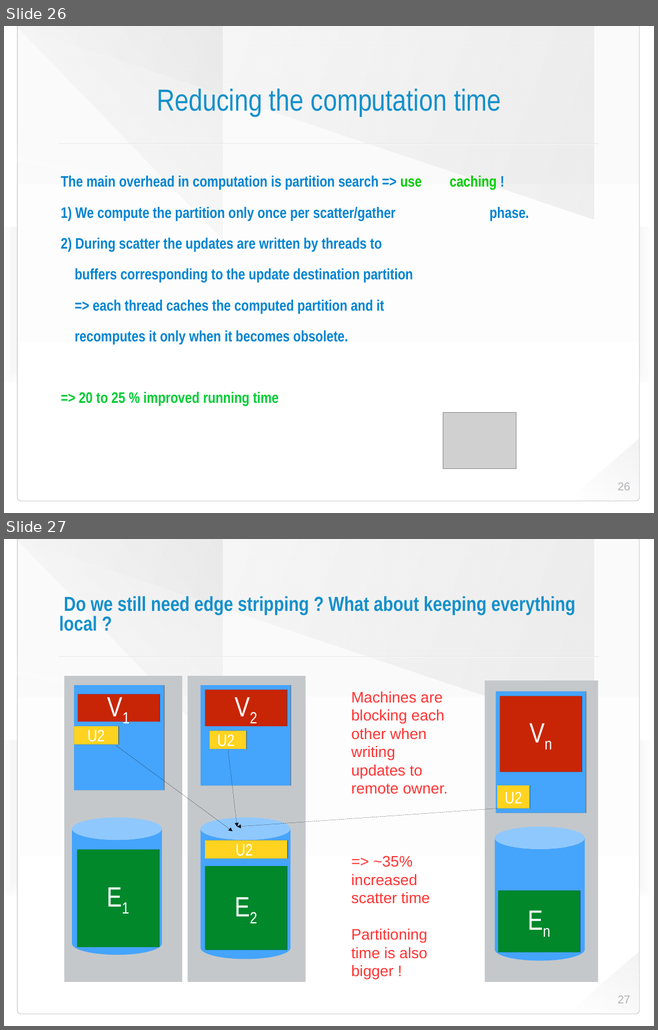
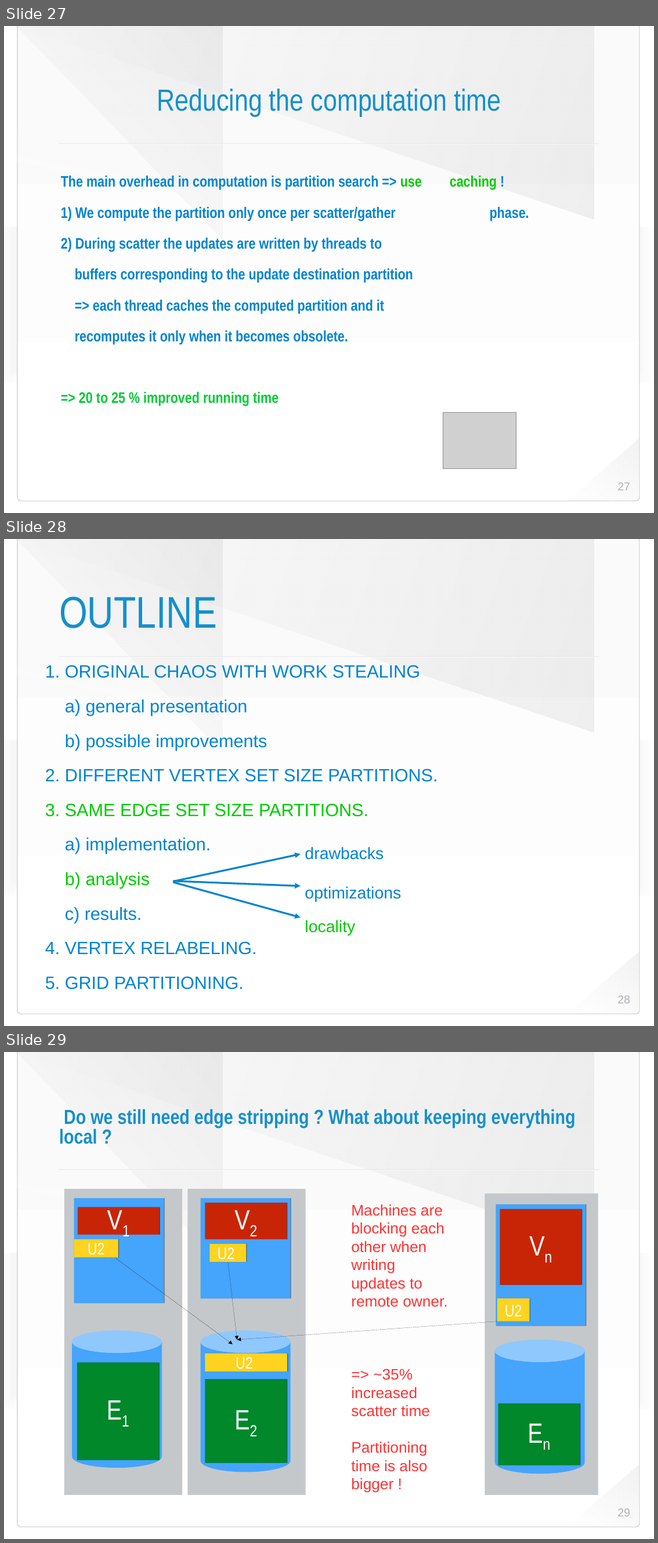
Before and after one commit to HaprianVlad/chaos, a slide deck: presentation.odp. Shown one above the other, each under a label of ours: slides 26 and 27 before the commit, slides 27, 28 and 29 after it. The pictures are 658x1030 and 658x1543 pixels, drawn with LibreOffice and Linux fonts; fonts in the diff are those of the drawing; grey boxes stand for pictures; background and template pictures are left out. Boxes give left, top, right and bottom in pixels: in the first picture for what was removed or moved away, otherwise in the second. Text is boxed around its words. In the diff, an @@ line names an element or a change of style, - is before the commit and + after.

```diff
--- a/presentation.odp
+++ b/presentation.odp
@@ slide 28 added at bbox=[4, 539, 654, 1026], background picture (left out); not listed: 8 template elements that a slide beside it also shows @@
@@ title added at bbox=[59, 596, 217, 628], 70 pt, text #1490CB @@
+OUTLINE
@@ text added at bbox=[45, 665, 437, 990], 28 pt, text #0084D1 @@
+1. ORIGINAL CHAOS WITH WORK STEALING
+a) general presentation
+b) possible improvements
+2. DIFFERENT VERTEX SET SIZE PARTITIONS.
+3. SAME EDGE SET SIZE PARTITIONS.
+a) implementation.
+b) analysis
+c) results.
+4. VERTEX RELABELING.
+5. GRID PARTITIONING.
@@ text added at bbox=[304, 847, 401, 935], 26 pt, text #0084D1 @@
+drawbacks
+optimizations
+locality
@@ arrow added from (173, 882) to (300, 854), #0084D1 2.89 pt @@
@@ arrow added from (173, 881) to (300, 886), #0084D1 2.89 pt @@
@@ arrow added from (173, 882) to (300, 918), #0084D1 2.89 pt @@
@@ page number added at bbox=[617, 995, 630, 1004], 18 pt, text #B3B3BB @@
+28
@@ what was slide 26 is now slide 27 @@
@@ page number at bbox=[617, 482, 630, 491]: text changed @@
-26
+27
@@ what was slide 27 is now slide 29 @@
@@ page number at bbox=[617, 1508, 630, 1517]: text changed @@
-27
+29
```
Also in this commit, not shown: 5 slides changed, 1 other slide added, 2 other files.
